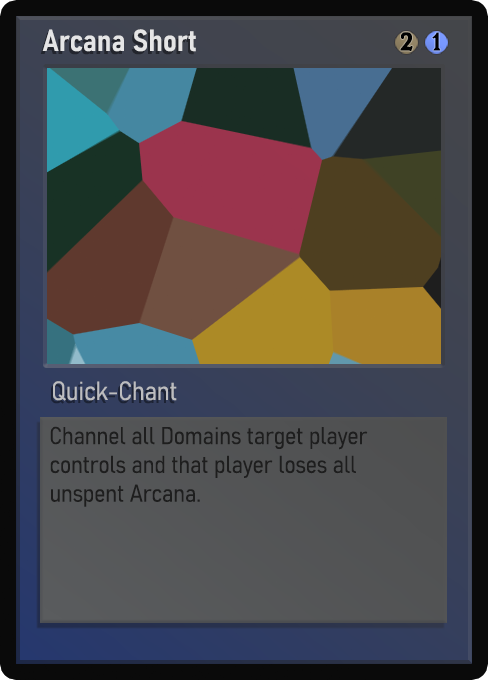
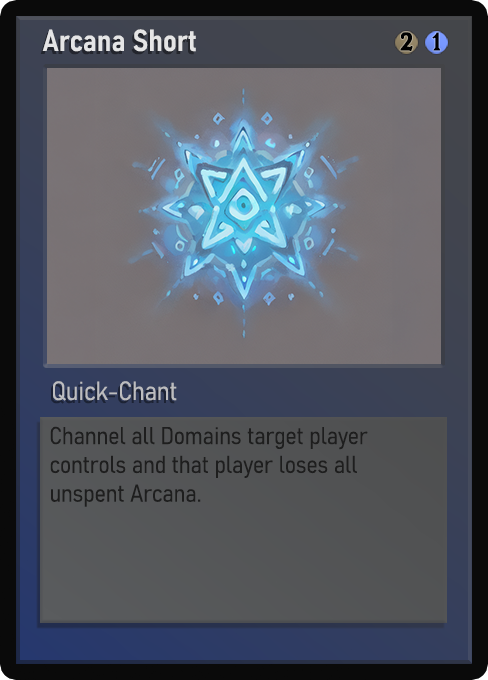
Two versions of the same layered image (488 x 680). Layer-by-layer changes:
painted on "Name" over [71, 29, 184, 52]
painted on "Class" over [55, 383, 156, 401]
painted on "Desc_norm" over [50, 427, 368, 507]
painted on "Artwork" over [47, 68, 441, 364]
